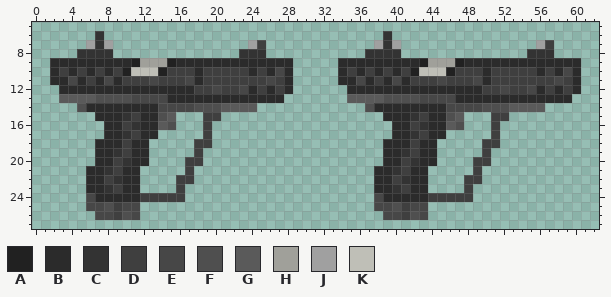
Pixel-art sprite -- Resources/Textures/SimpleStation14/Objects/Weapons/Guns/Pistols/mk45c.rsi/base.png. The first picture shows the starting point.
The file is 64x32 pixels. Colours within 5 levels of each other are drawn and written as one. Shown: x 0..62, y 5..27.
Palette (. is transparent): A #212121  B #2b2b2b  C #333333  D #3f3f3f  E #474747  F #4f4f4f  G #5a5a5a  H #a0a09a  J #a0a0a0  K #bfbfb7
Pixels before, first column x 2:
 6 .....C...............................C.....................
 7 ....JCJ...............JD............JCJ...............JD...
 8 ...CCCC..............CCC...........CCCC..............CCC...
 9 BBBBBBBBBAHHHABBBBBBBBBBBBB.....BBBBBBBBBAHHHABBBBBBBBBBBBB
10 BDBDBDBDAKKKADDDBDDDDDBDBEB.....BDBDBDBDAKKKADDDBDDDDDBDBEB
11 BBEBDBEBDDDEDDDEBDDDDDDDEDB.....BBEBDBEBDDDEDDDEBDDDDDDDEDB
12 .BBBBBBBBBBBBBBBDDEDDEBDBDB......BBBBBBBBBBBBBBBDDEDDEBDBDB
13 .GGGGFFFFEEEEBBBBBBBBBBBBB.......GGGGFFFFEEEEBBBBBBBBBBBBB.
14 ...FBBBBBBBBEEEEFFFGGGG............FBBBBBBBBEEEEFFFGGGG....
15 .....BBBCDBBFG...DD..................BBBCDBBFG...DD........
16 ......BBDCBBGF...D....................BBDCBBGF...D.........
17 ......BBCDBB.....D....................BBCDBB.....D.........
18 .....BBBDBB.....DD...................BBBDBB.....DD.........
19 .....BBCDBB.....D....................BBCDBB.....D..........
20 .....BBDCBB....DD....................BBDCBB....DD..........
21 ....BBCDBB.....D....................BBCDBB.....D...........
22 ....BBDCBB....DD....................BBDCBB....DD...........
23 ....BBCDBB....D.....................BBCDBB....D............
24 ....EBBBBBDDDDD.....................EBBBBBDDDDD............
25 ....EEFDEE..........................EEFDEE.................
26 .....EEDFE...........................EEDFE.................
And afterwards:
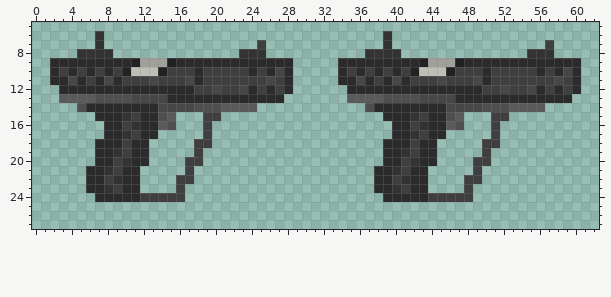
Edits made:
The author cleared colour D in rows 25 to 26 at x 9 and 41.
The author cleared colour E in row 24 at x 6 and 38; in row 25 at x 6 to 7, 10 to 11, 38 to 39 and 42 to 43; in row 26 at x 7 to 8, 11, 39 to 40 and 43.
The author cleared colour F in row 25 at x 8 and 40; in row 26 at x 10 and 42.
The author cleared colour J in row 7 at x 6, 8, 24, 38, 40 and 56.
Where, in picture pixels (left, top, right, bottom), the same in both pictures:
erased: (86, 40, 113, 49)
erased: (248, 40, 257, 49)
erased: (374, 40, 401, 49)
erased: (536, 40, 545, 49)
erased: (86, 193, 140, 220)
erased: (374, 193, 428, 220)
